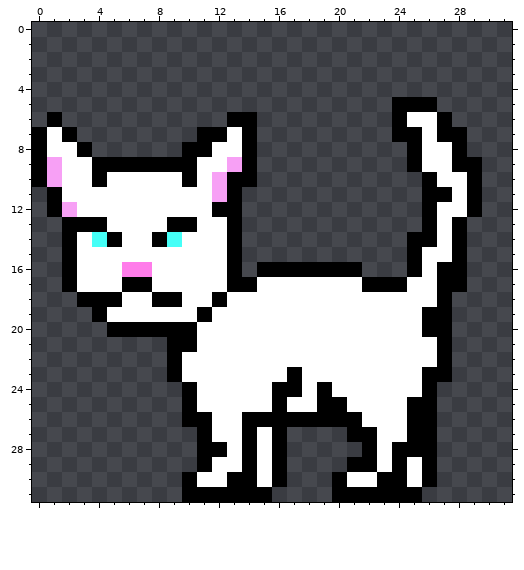
Pixel-art sprite: images/Cat_Left_Idle_0.png. Above: the version before the commit.
The file is 96x96 pixels, drawn in blocks of 3x3; one block is one cell here.
Now the later version:
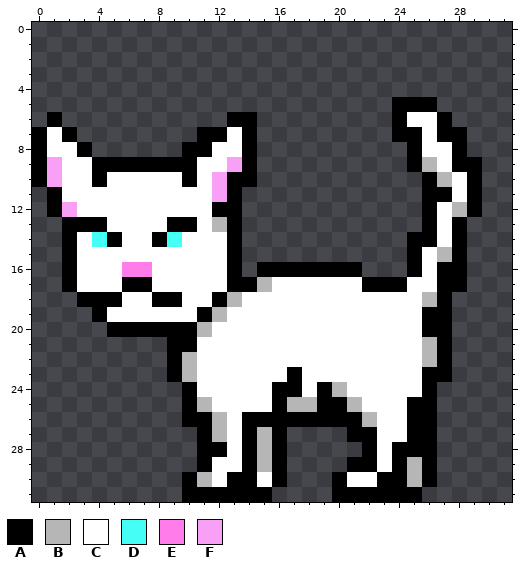
Palette (. is transparent): A #000000  B #b6b6b6  C #ffffff  D #45fff7  E #ff7cea  F #f7a0f5
Difference:
{"y":9,"x":26,"old":"C","new":"B"}
{"y":10,"x":27,"old":"C","new":"B"}
{"y":12,"x":28,"old":"C","new":"B"}
{"y":13,"x":12,"old":"C","new":"B"}
{"y":15,"x":27,"old":"C","new":"B"}
{"y":17,"x":15,"old":"C","new":"B"}
{"y":18,"x":13,"old":"C","new":"B"}
{"y":18,"x":26,"old":"C","new":"B"}
{"y":19,"x":12,"old":"C","new":"B"}
{"y":20,"x":11,"old":"C","new":"B"}
{"y":21,"x":26,"old":"C","new":"B"}
{"y":22,"x":10,"old":"C","new":"B"}
{"y":22,"x":26,"old":"C","new":"B"}
{"y":23,"x":10,"old":"C","new":"B"}
{"y":24,"x":20,"old":"C","new":"B"}
{"y":25,"x":11,"old":"C","new":"B"}
{"y":25,"x":17,"old":"CC","new":"BB"}
{"y":25,"x":21,"old":"C","new":"B"}
{"y":26,"x":12,"old":"C","new":"B"}
{"y":26,"x":22,"old":"C","new":"B"}
{"y":27,"x":12,"old":"C","new":"B"}
{"y":27,"x":15,"old":"C","new":"B"}
{"y":28,"x":15,"old":"C","new":"B"}
{"y":29,"x":15,"old":"C","new":"B"}
{"y":29,"x":25,"old":"C","new":"B"}
{"y":30,"x":11,"old":"C","new":"B"}
{"y":30,"x":25,"old":"C","new":"B"}
{"label":"changed","picture_box":[182,157,467,487]}
